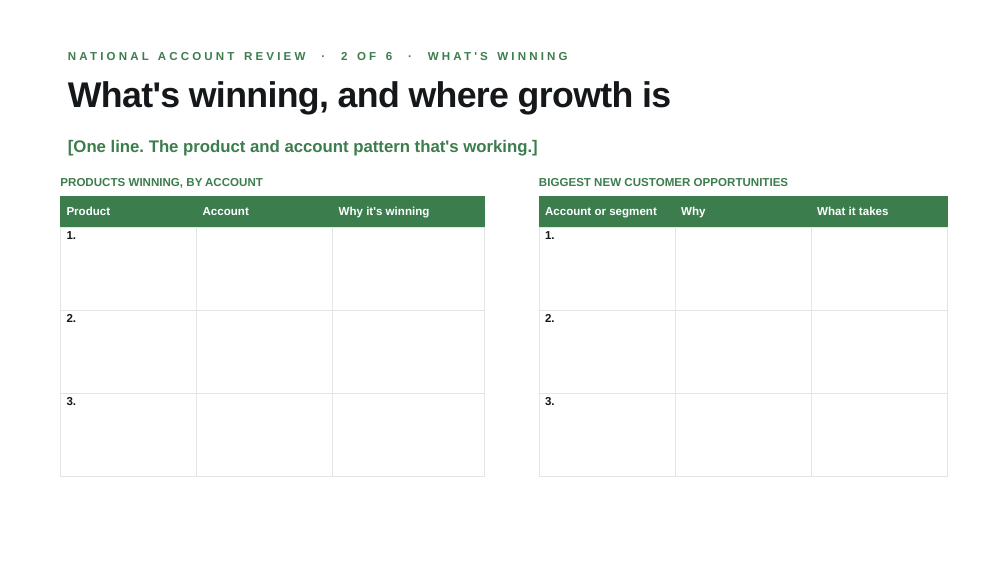
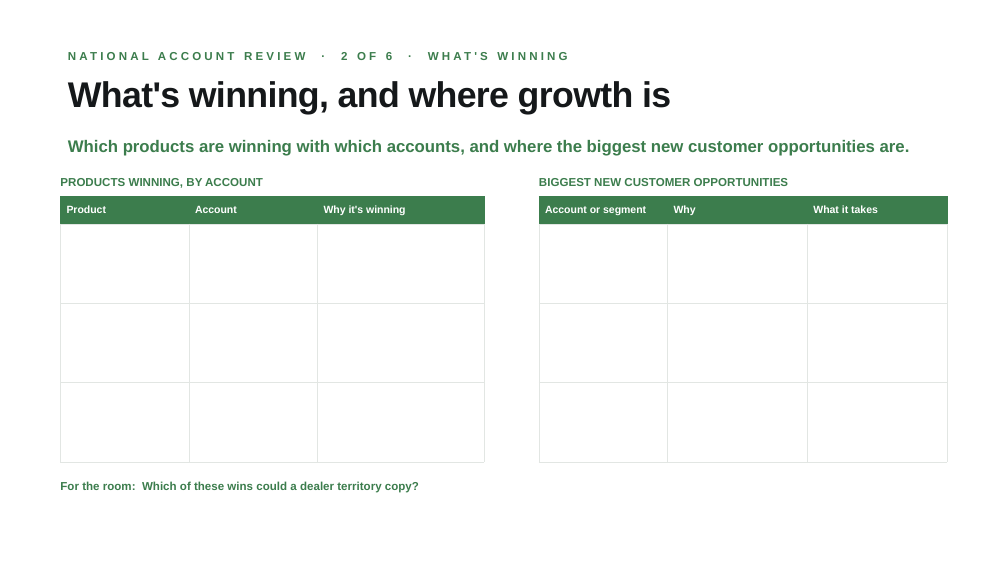
Before and after one commit to guralsnj/git_test, a slide deck: slide 3 of decks/territory-review/National Account Presentation - Mac.pptx. Drawn at 1008x567 pixels with LibreOffice and Linux fonts; fonts in the diff are those of the drawing; background and template pictures are left out. Boxes give left, top, right and bottom in pixels: in the first picture for what was removed or moved away, otherwise in the second. Text is boxed around its words. In the diff, an @@ line names an element or a change of style, - is before the commit and + after.

```diff
--- a/decks/territory-review/National Account Presentation - Mac.pptx
+++ b/decks/territory-review/National Account Presentation - Mac.pptx
@@ text at <box>68,140,910,156</box>: text changed @@
-[One line. The product and account pattern that's working.]
+Which products are winning with which accounts, and where the biggest new customer opportunities are.
@@ table at <box>60,197,484,462</box> @@
-row 2, column 1: 1.
+row 2, column 1: 
-row 3, column 1: 2.
+row 3, column 1: 
-row 4, column 1: 3.
+row 4, column 1: 
@@ size 11 to 10 pt @@
@@ table at <box>539,197,948,462</box> @@
-row 2, column 1: 1.
+row 2, column 1: 
-row 3, column 1: 2.
+row 3, column 1: 
-row 4, column 1: 3.
+row 4, column 1: 
@@ size 11 to 10 pt @@
@@ text added at <box>60,481,419,493</box>, 11 pt, text #3C7D4D, bold @@
+For the room: Which of these wins could a dealer territory copy?
```
Also in this commit, not shown: 5 other slides changed, 3 other files.
